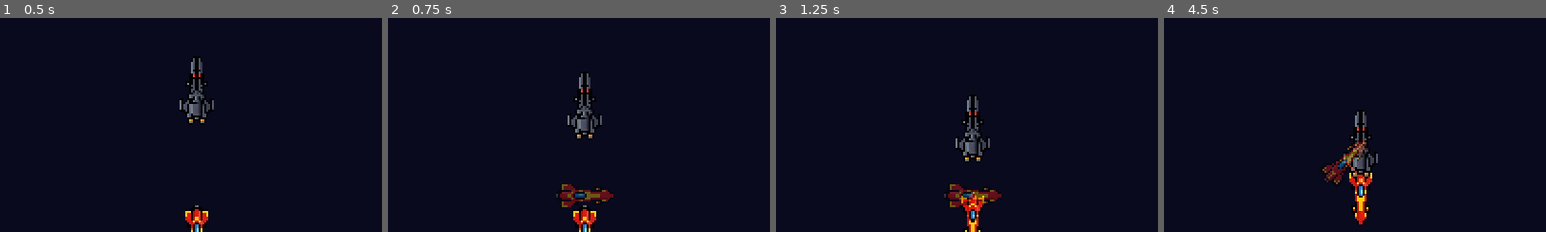
Above: before the commit, frames 1-4 (left to right).
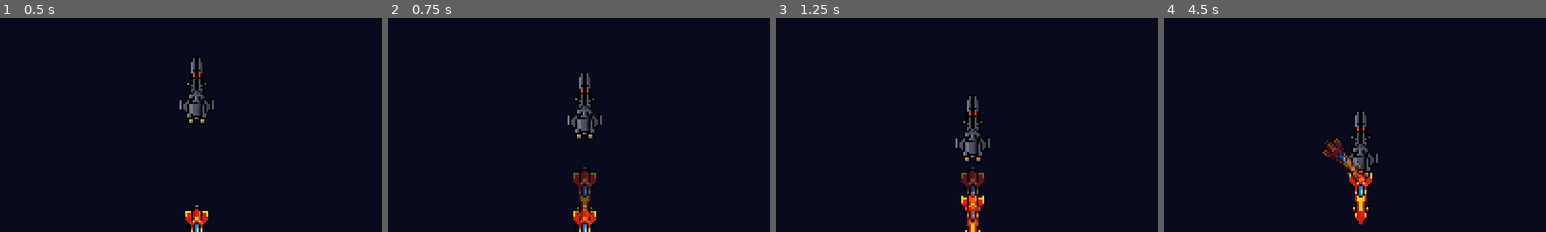
Above: after the commit, the same moments.

Repository: kavemankai/JaggedBuild
Game: Godot game, scene res://scenes/Main.tscn
The game is run twice, just before and just after one commit, with the same random seed, the same clock (stepped at 60 frames per second) and the same inputs.
Inputs (mouse positions are % of the whole screen's width and height, from its top left):
- Up to frame 1 (0.5 s): no input
- Up to frame 2 (0.75 s): click "STRAIGHT 1" at 0.5 s
- Up to frame 3 (1.25 s): no input
- Up to frame 4 (4.5 s): move the mouse to (72, 45) at 1.27 s; tap Enter at 2 s; move the mouse to (30, 55) at 2.02 s; tap Space at 2.75 s; move the mouse to (60, 28) at 2.77 s; move the mouse to (45, 70) at 3.52 s; click "BANK LEFT 1" at 4.25 s
The pictures show only the part of the screen within x 24-74%, y 16-66%; the shares and areas given below are measured in that part.

Frame 1 is identical in both runs. In frame 2, 1.3% of the frame differs, in the area x 44-59%, y 69-97%; in frame 3, 1.4%; in frame 4, 1.3%.

Commit message:
fix: restore 90-degree art offset on ghost ship rotation
GhostShip.gd sets ghost_body.rotation directly on the Sprite2D,
which overwrites the TSCN-defined rotation_degrees=90. Add the
offset back so the ghost preview faces the correct end direction.

Co-Authored-By: Claude Sonnet 4.6 <noreply@anthropic.com>

Diff:
--- a/scripts/GhostShip.gd
+++ b/scripts/GhostShip.gd
@@ -13,7 +13,7 @@
 
 	var end_state: Dictionary = ManeuverSystem.compute_end_state(ship_pos, ship_rot, maneuver)
 	ghost_body.global_position = end_state["position"]
-	ghost_body.rotation = end_state["rotation"]
+	ghost_body.rotation = end_state["rotation"] + deg_to_rad(90.0)
 
 	arc_line.default_color = Color(accent.r, accent.g, accent.b, 0.6)
 
